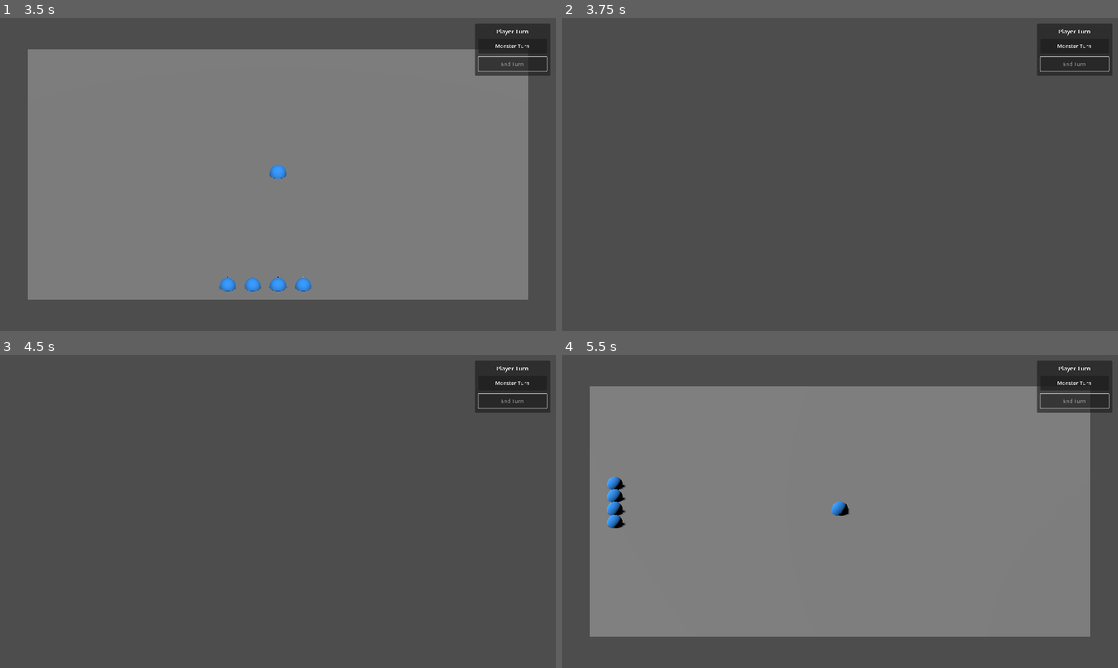
Above: before the commit, frames 1-4 (two rows, left to right).
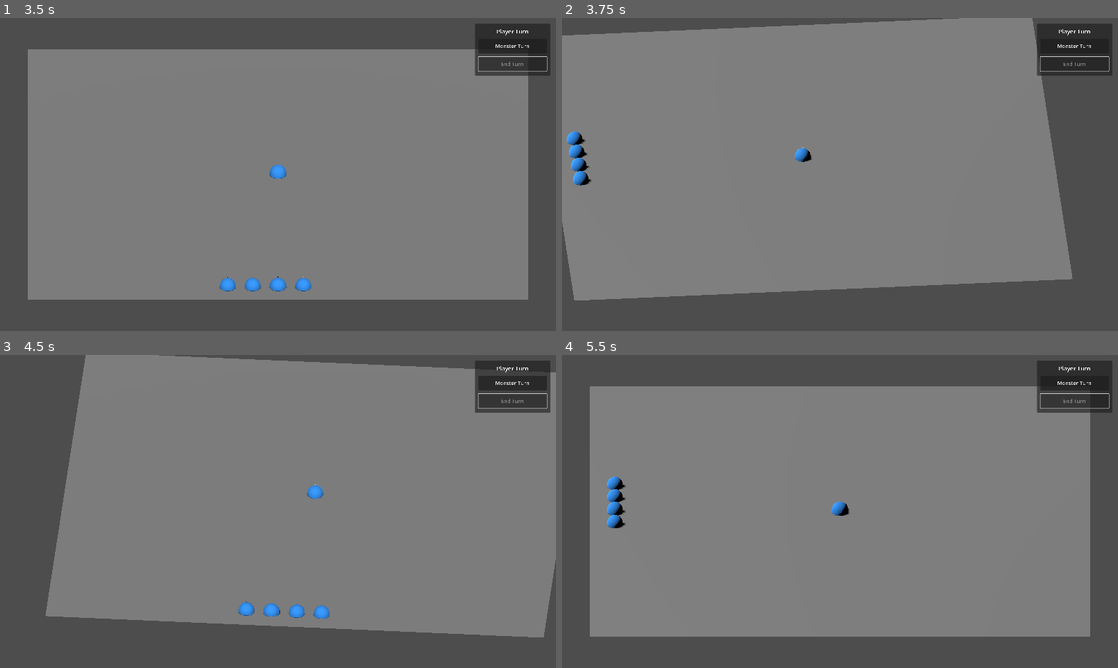
Above: after the commit, the same moments.

Repository: aartcmeijer-hash/silt-2
Game: Godot game, scene res://scenes/menus/main_menu.tscn
Same seed, same stepped clock (60 frames per second), same inputs: the game is played once before the commit and once after it.
Inputs:
- Up to frame 1 (3.5 s): click "Play" at 0.5 s; click "Low risk, low reward" at 1.25 s; click "Monster Turn" at 2 s; click "End Turn" at 2.75 s
- Up to frame 2 (3.75 s): tap Enter at 3.5 s; hold E (rotate_right) from 3.53 s (still down)
- Up to frame 3 (4.5 s): tap Space at 4.25 s; release E (rotate_right) at 4.28 s; hold Q (rotate_left) from 4.28 s (still down)
- Up to frame 4 (5.5 s): tap Enter at 5 s; release Q (rotate_left) at 5.03 s; hold E (rotate_right) from 5.03 s (still down)

Frame 1 is identical in both runs. In frame 2, 74% of the frame differs, in the area x 0-92%, y 0-91%; in frame 3, 73%; in frame 4, nothing differs.

Commit message:
fix: add smooth camera panning during orbit
Added _process() function that continuously updates camera.look_at()
every frame while is_rotating is true.

This ensures the camera smoothly pans/rotates to face the grid center
throughout the position tween, not just at the end.

Co-Authored-By: Claude Sonnet 4.5 <noreply@anthropic.com>

Diff:
--- a/scripts/game/tactical_game_screen.gd
+++ b/scripts/game/tactical_game_screen.gd
@@ -32,6 +32,12 @@
 	pause_menu.hide()
 	_spawn_initial_entities()
 	_update_ui()
+
+
+func _process(_delta: float) -> void:
+	# Keep camera looking at grid center during rotation
+	if is_rotating and camera:
+		camera.look_at(Vector3.ZERO, Vector3.UP)
 
 
 func _input(event: InputEvent) -> void:
@@ -94,8 +100,8 @@
 	# Calculate new camera position orbiting around grid center
 	var grid_center := Vector3.ZERO
 	var camera_distance := 1000.0
-	var camera_angle := 30.0
-	var camera_height := camera_distance * tan(deg_to_rad(camera_angle))
+	var camera_angle_deg := 30.0
+	var camera_height := camera_distance * tan(deg_to_rad(camera_angle_deg))
 
 	# Orbit position using trigonometry (XZ plane)
 	var target_position := Vector3(
@@ -111,15 +117,9 @@
 	rotation_tween = create_tween()
 	rotation_tween.set_ease(Tween.EASE_IN_OUT)
 	rotation_tween.set_trans(Tween.TRANS_CUBIC)
-	rotation_tween.set_parallel(true)
 
 	# Tween camera position to orbit around grid
 	rotation_tween.tween_property(camera, "position", target_position, 0.25)
-
-	# Tween camera to look at grid center
-	rotation_tween.chain()
-	rotation_tween.tween_callback(func(): camera.look_at(grid_center, Vector3.UP))
-
 	rotation_tween.finished.connect(_on_rotation_complete)
 
 	current_angle = target_angle
